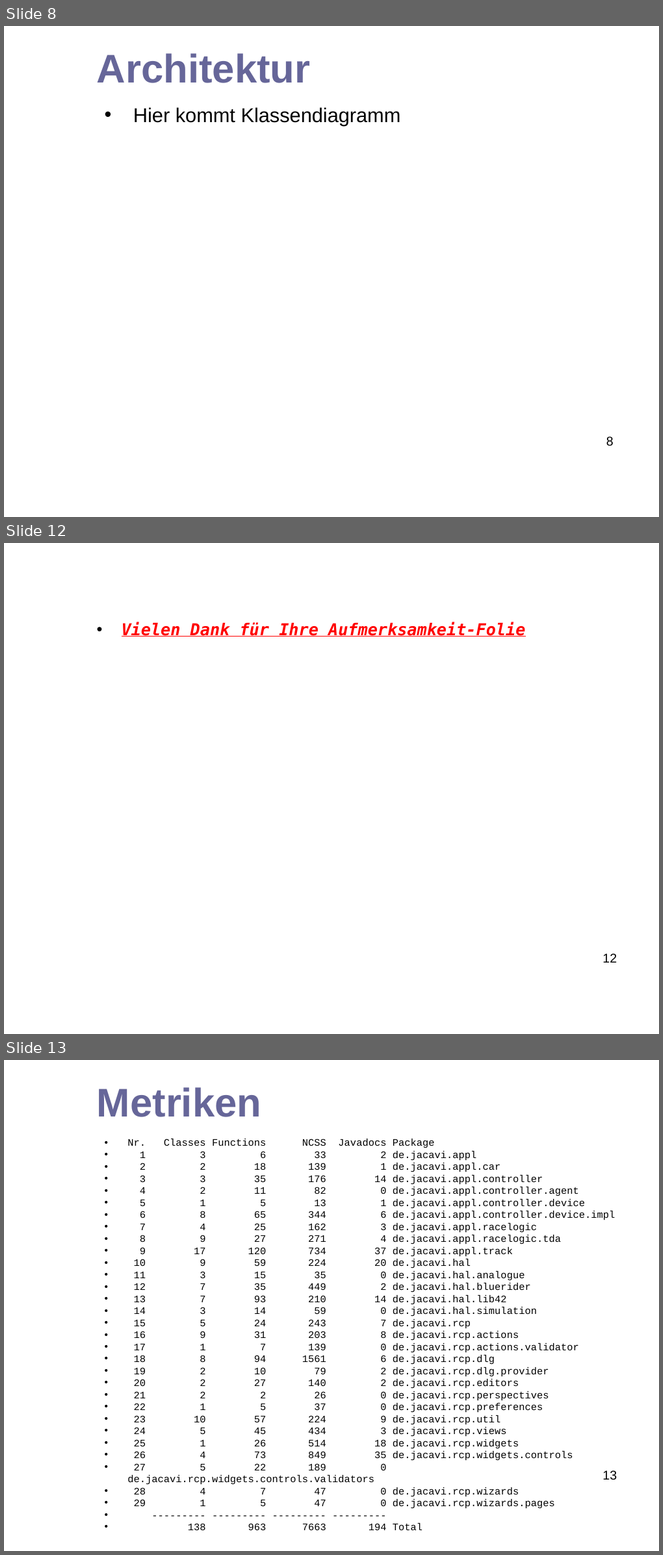
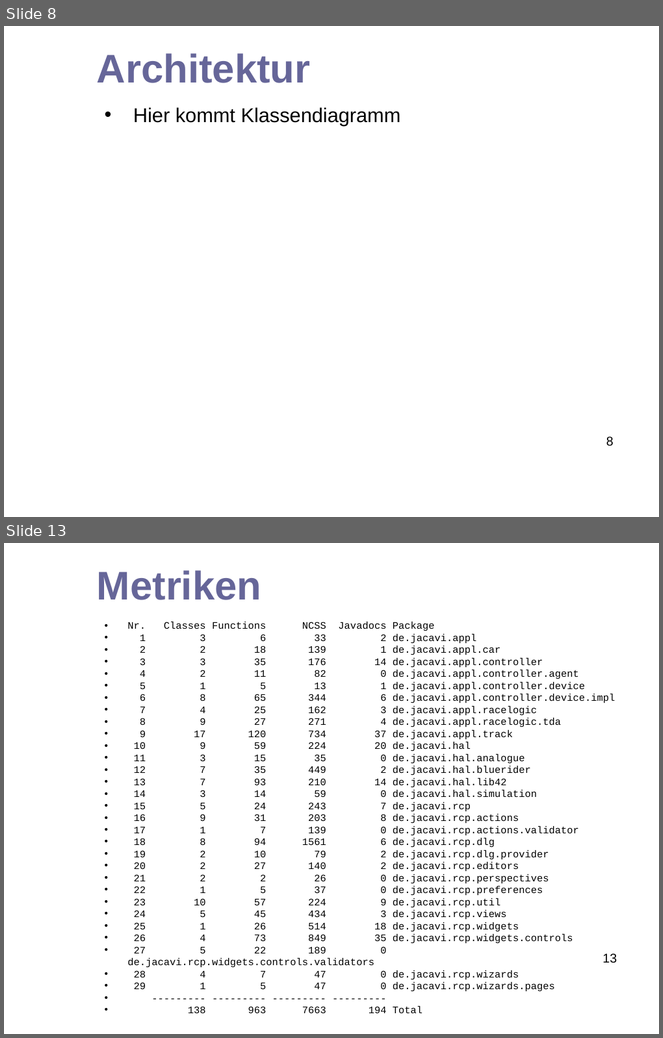
Before and after one commit to hheimbuerger/jacavi, a slide deck: docs/presentation documents/Abschlusspräsentation_JaCaVi.odp. Shown one above the other, each under a label of ours: slides 8, 12 and 13 before the commit, slides 8 and 13 after it; the slides between them are not shown. The pictures are 663x1555 and 663x1038 pixels, drawn with LibreOffice and Linux fonts; fonts in the diff are those of the drawing; background and template pictures are left out. Boxes give left, top, right and bottom in pixels: in the first picture for what was removed or moved away, otherwise in the second. Text is boxed around its words. In the diff, an @@ line names an element or a change of style, - is before the commit and + after.

```diff
--- a/docs/presentation documents/Abschlusspräsentation_JaCaVi.odp
+++ b/docs/presentation documents/Abschlusspräsentation_JaCaVi.odp
@@ slide 12 removed at (4, 543, 659, 1034), background picture (left out) @@
@@ text removed at (122, 622, 525, 637) @@
-• Vielen Dank für Ihre Aufmerksamkeit-Folie
@@ page number removed at (603, 954, 617, 963) @@
-12
```
Also in this commit, not shown: 7 slides changed, 2 slides added, 1 other slide removed.
